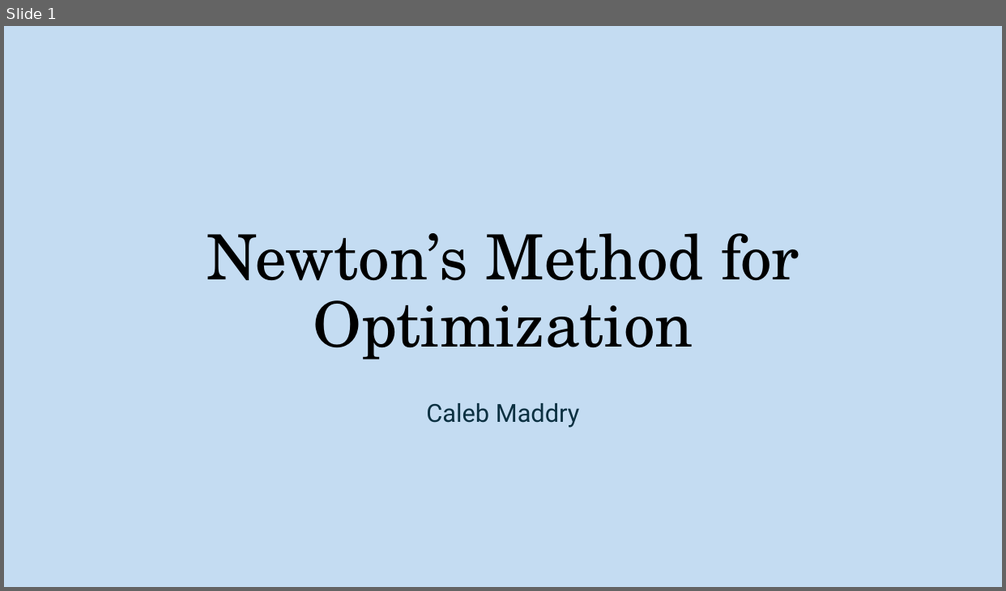
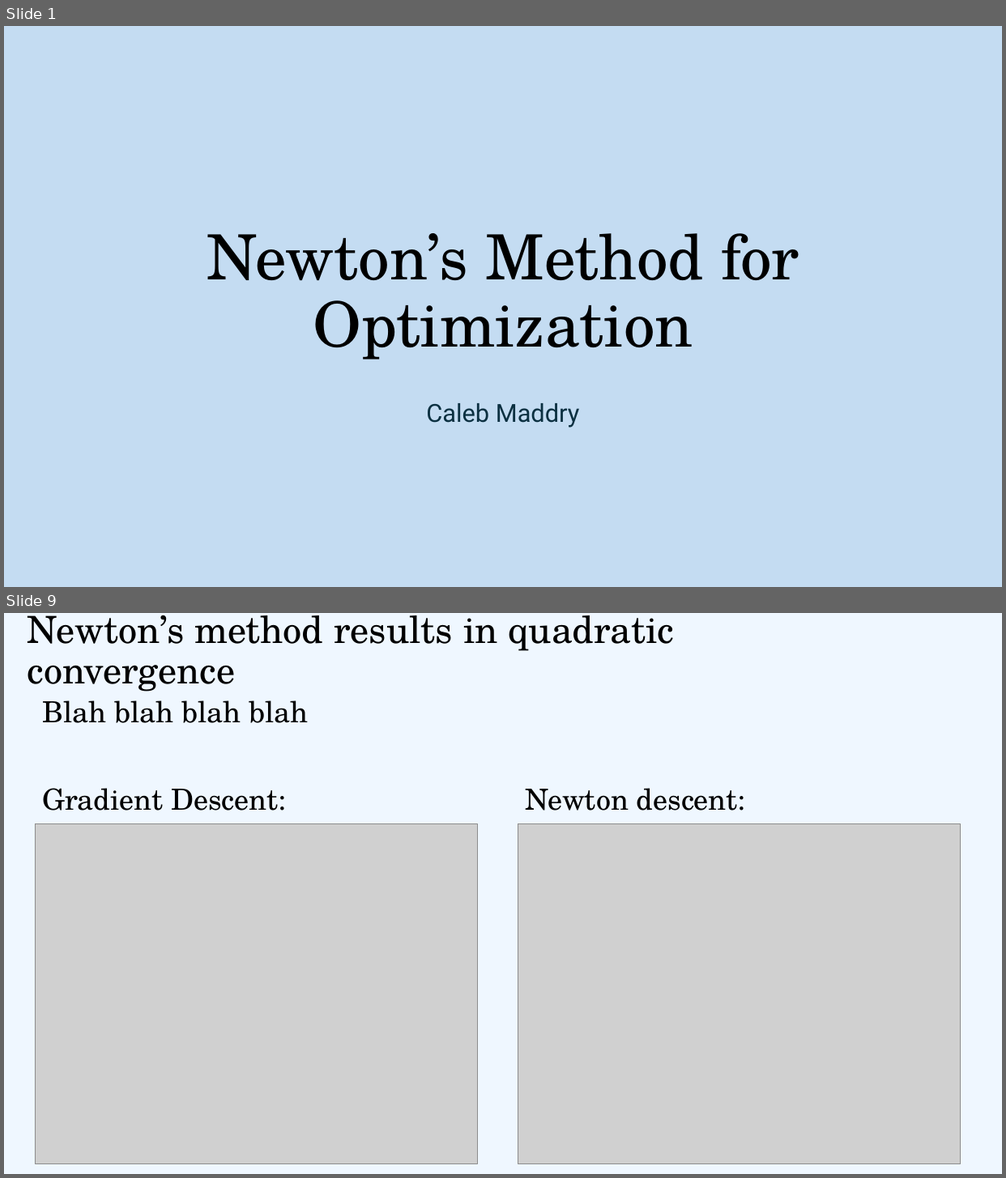
Before and after one commit to cmaddry/APPM-4600, a slide deck: Final Project/Presentation/APPM 4600 Final Presentation.pptx. Shown one above the other, each under a label of ours: slide 1 before the commit, slides 1 and 9 after it; the slides between them are not shown. The pictures are 1006x591 and 1006x1178 pixels, drawn with LibreOffice and Linux fonts; fonts in the diff are those of the drawing; grey boxes stand for pictures. Boxes give left, top, right and bottom in pixels: in the first picture for what was removed or moved away, otherwise in the second. Text is boxed around its words. In the diff, an @@ line names an element or a change of style, - is before the commit and + after.

```diff
--- a/Final Project/Presentation/APPM 4600 Final Presentation.pptx
+++ b/Final Project/Presentation/APPM 4600 Final Presentation.pptx
@@ slide 9 added at [4,613,1002,1174], background #EFF7FF @@
@@ title added at [27,615,675,692], 36 pt, text #000000 @@
+Newton’s method results in quadratic convergence
@@ text added at [42,700,309,723], 28 pt, text #000000 @@
+Blah blah blah blah
@@ text added at [42,788,286,811], 28 pt, text #000000 @@
+Gradient Descent:
@@ text added at [526,788,745,811], 28 pt, text #000000 @@
+Newton descent:
@@ picture added at [35,824,477,1164] @@
@@ picture added at [518,824,961,1164] @@
```
Also in this commit, not shown: 1 slide changed, 14 other slides added, 1 slide removed, 23 other files.
